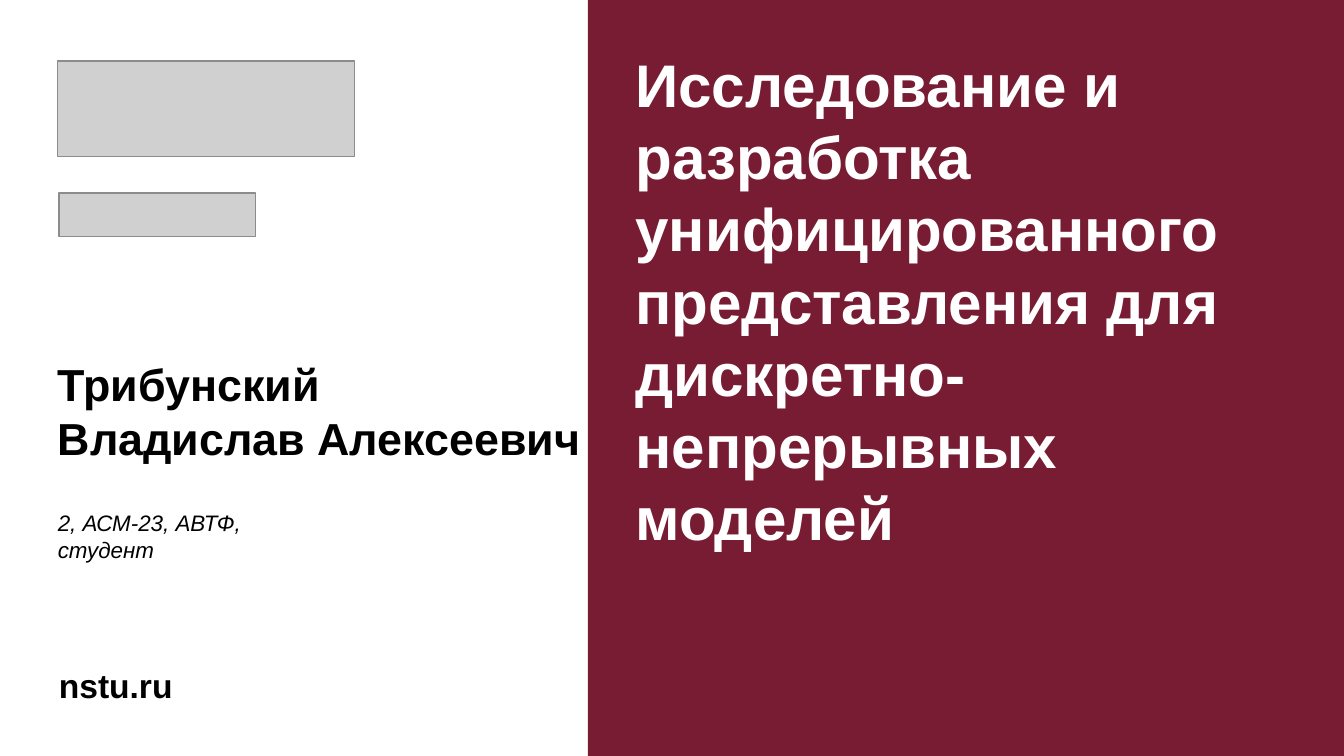
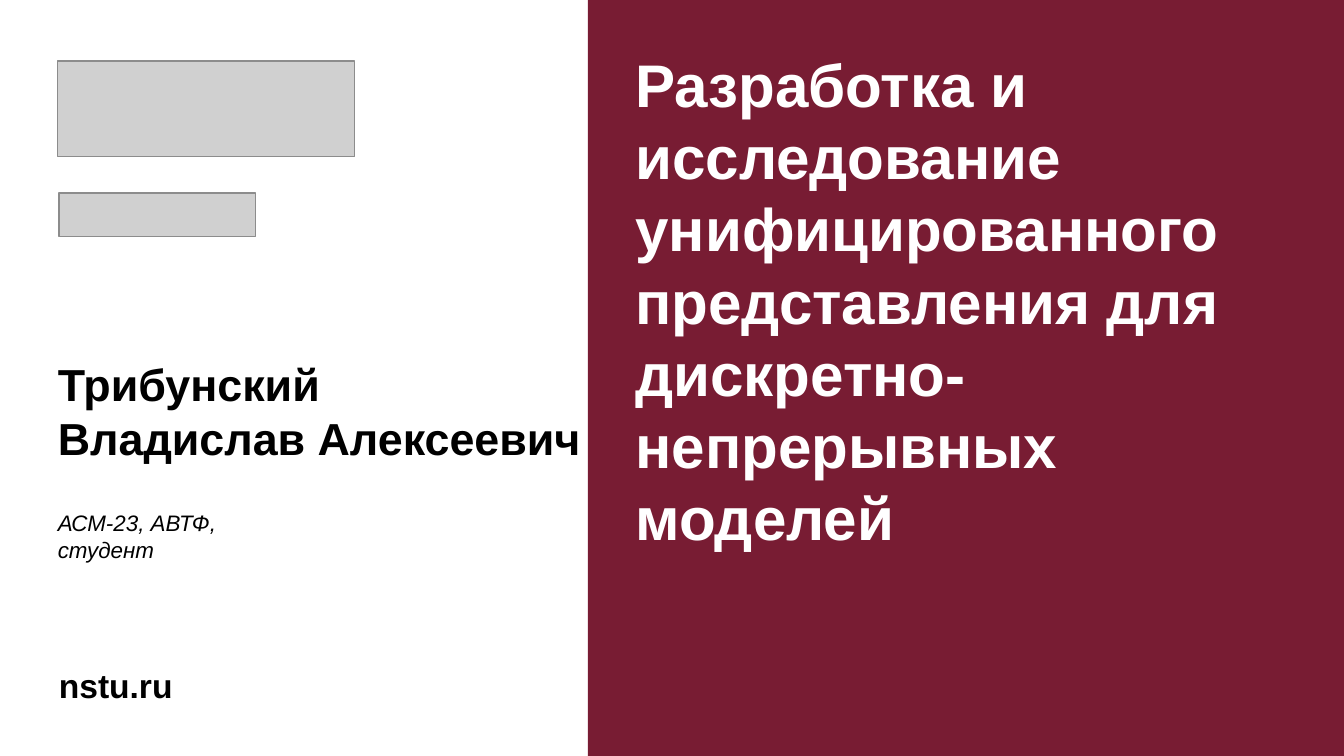
Before and after one commit to blrds/diploma, a slide deck: slide 1 of преза.pptx. Drawn at 1344x756 pixels with LibreOffice and Linux fonts; fonts in the diff are those of the drawing; grey boxes stand for pictures; background and template pictures are left out. Boxes give left, top, right and bottom in pixels: in the first picture for what was removed or moved away, otherwise in the second. Text is boxed around its words. In the diff, an @@ line names an element or a change of style, - is before the commit and + after.

```diff
--- a/преза.pptx
+++ b/преза.pptx
@@ text at bbox=[635, 63, 1218, 551]: text changed @@
-Исследование и разработка унифицированного представления для дискретно-непрерывных моделей
+Разработка и исследование унифицированного представления для дискретно-непрерывных моделей
@@ text at bbox=[58, 515, 216, 534]: text changed @@
-2, АСМ-23, АВТФ,
+АСМ-23, АВТФ,
```
Also in this commit, not shown: 3 other slides changed, 6 slides added, 11 slides removed, 2 other files.
